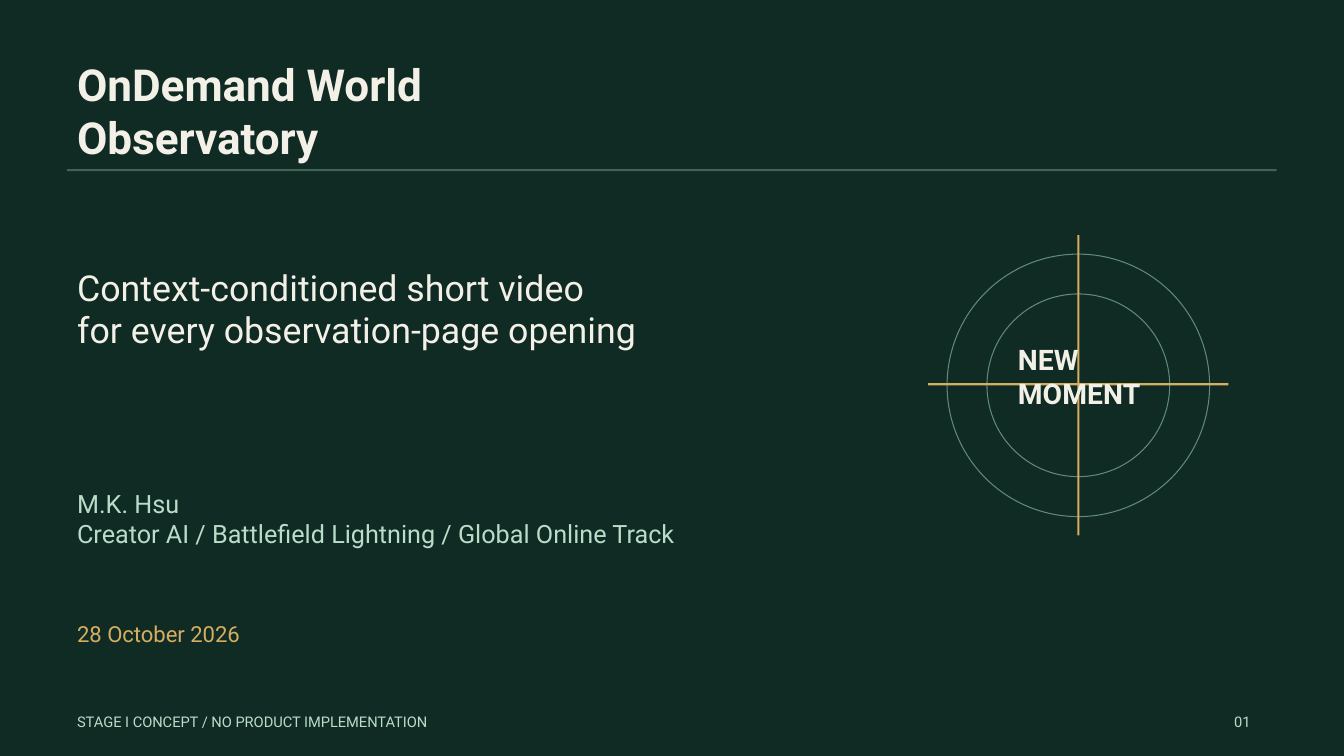
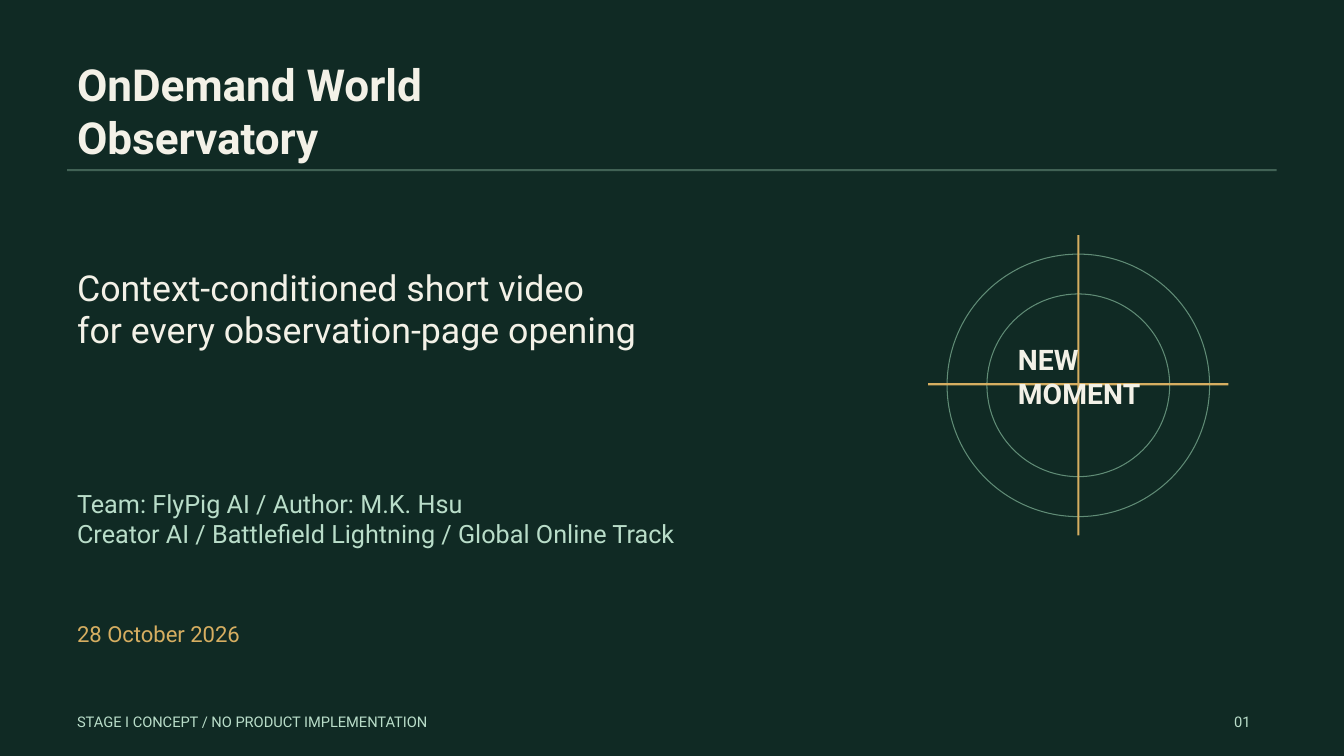
Before and after one commit to mkhsu2002/OnDemand-World-Observatory, a slide deck: slide 1 of deliverables/OnDemand-World-Observatory-Proposal.pptx. Drawn at 1344x756 pixels with LibreOffice and Linux fonts; fonts in the diff are those of the drawing. Boxes give left, top, right and bottom in pixels: in the first picture for what was removed or moved away, otherwise in the second. Text is boxed around its words. In the diff, an @@ line names an element or a change of style, - is before the commit and + after.

Commit message:
Confirm FlyPig AI team name across application materials

```diff
--- a/deliverables/OnDemand-World-Observatory-Proposal.pptx
+++ b/deliverables/OnDemand-World-Observatory-Proposal.pptx
@@ text at (x1=77, y1=494, x2=463, y2=519): text changed @@
-M.K. Hsu
+Team: FlyPig AI / Author: M.K. Hsu
```
Also in this commit, not shown: 12 other files.
